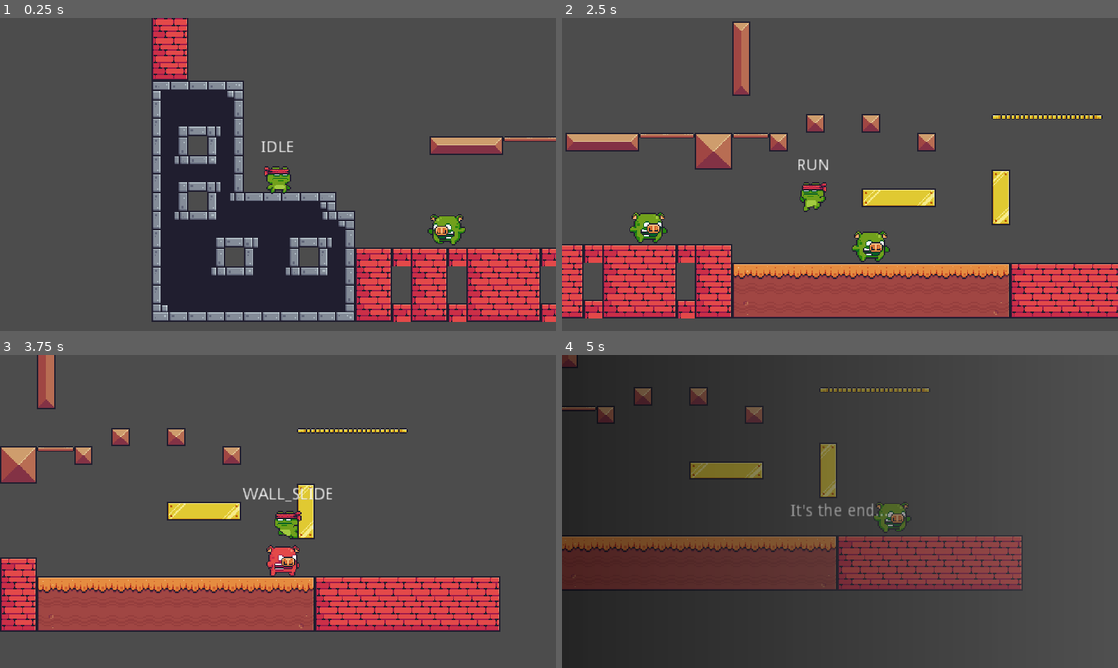
Above: before the commit, frames 1-4 (two rows, left to right).
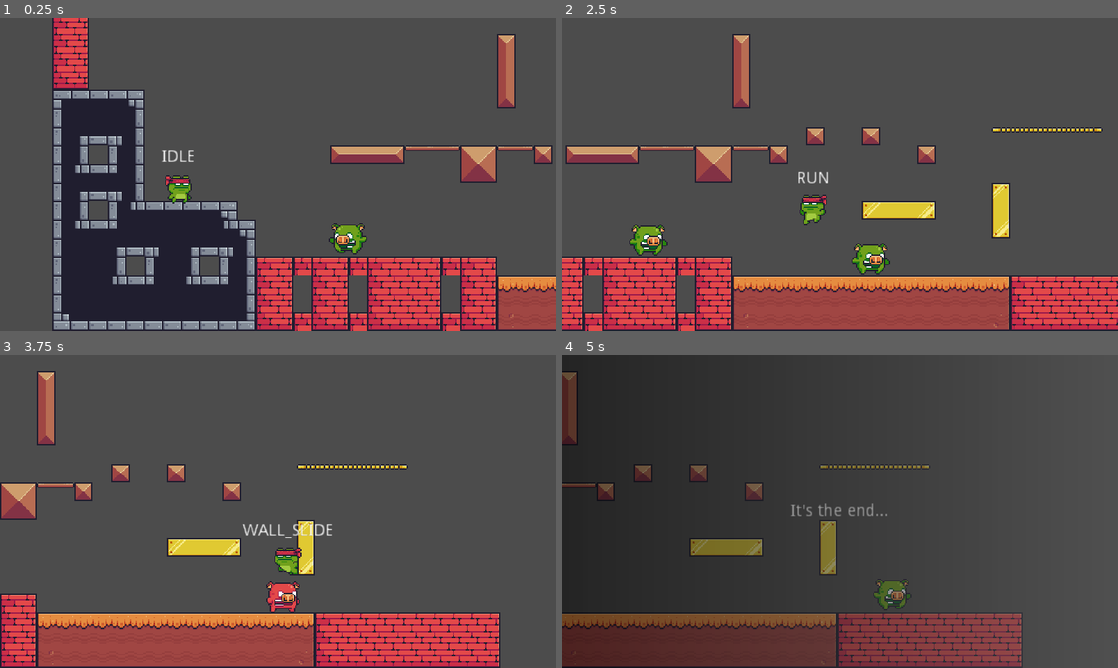
Above: after the commit, the same moments.

Repository: ChrisTutorials/ChrisTutorials-2D-Godot-Platformer
Game: Godot game, scene res://Maps/Level1.tscn
The game is run twice, just before and just after one commit, with the same random seed, the same clock (stepped at 60 frames per second) and the same inputs.
Inputs:
- Up to frame 1 (0.25 s): no input
- Up to frame 2 (2.5 s): hold D (right) 0.53-2.03 s; tap Space (jump) at 0.77, 1.52 s; hold A (left) from 2.03 s (still down)
- Up to frame 3 (3.75 s): release A (left) at 2.78 s; hold D (right) from 2.78 s (still down); tap Space (jump) at 3.02 s
- Up to frame 4 (5 s): tap Space (jump) at 3.77, 4.52 s; release D (right) at 4.28 s; hold A (left) from 4.28 s (still down)

The runs differ from the first frame. In frame 1, 45% of the frame differs, in the area x 9-100%, y 0-100%; in frame 2, 23%; in frame 3, 33%; in frame 4, 30%.

Commit message:
Added Follow Camera Limits
Prevents the camera from going wherever it wants. Limit your camera to the map bounds

Diff:
--- /dev/null
+++ b/Camera/FollowCamera.gd
@@ -0,0 +1,10 @@
+extends Camera2D
+
+onready var top_left = $Bounds/TopLeft
+onready var bottom_right = $Bounds/BottomRight
+
+func _ready():
+	self.limit_top = top_left.global_position.y
+	self.limit_left = top_left.global_position.x
+	self.limit_right = bottom_right.global_position.x
+	self.limit_bottom = bottom_right.global_position.y
--- /dev/null
+++ b/Camera/FollowCamera.tscn
@@ -0,0 +1,17 @@
+[gd_scene load_steps=2 format=2]
+
+[ext_resource path="res://Camera/FollowCamera.gd" type="Script" id=1]
+
+[node name="FollowCamera" type="Camera2D"]
+current = true
+smoothing_enabled = true
+smoothing_speed = 10.0
+script = ExtResource( 1 )
+
+[node name="Bounds" type="Node" parent="."]
+
+[node name="TopLeft" type="Position2D" parent="Bounds"]
+position = Vector2( -265.556, -158.603 )
+
+[node name="BottomRight" type="Position2D" parent="Bounds"]
+position = Vector2( 266.078, 154.429 )
--- a/Maps/Level1.tscn
+++ b/Maps/Level1.tscn
@@ -1,10 +1,11 @@
-[gd_scene load_steps=6 format=2]
+[gd_scene load_steps=7 format=2]
 
 [ext_resource path="res://Art/Pixel Adventure 1/Background/Blue.png" type="Texture" id=1]
 [ext_resource path="res://Maps/pixel_adventure_terrain.tres" type="TileSet" id=2]
 [ext_resource path="res://Characters/Player.tscn" type="PackedScene" id=3]
 [ext_resource path="res://Characters/Enemies/AngryPig.tscn" type="PackedScene" id=4]
 [ext_resource path="res://UI/GameOverScreen.tscn" type="PackedScene" id=5]
+[ext_resource path="res://Camera/FollowCamera.tscn" type="PackedScene" id=6]
 
 [node name="Level1" type="Node2D"]
 
@@ -27,13 +28,16 @@
 move_speed = 300.0
 
 [node name="RemoteTransform2D" type="RemoteTransform2D" parent="Player"]
-remote_path = NodePath("../../Camera2D")
+remote_path = NodePath("../../FollowCamera")
 
-[node name="Camera2D" type="Camera2D" parent="."]
-position = Vector2( 173.421, -214.347 )
-current = true
-smoothing_enabled = true
-smoothing_speed = 10.0
+[node name="FollowCamera" parent="." instance=ExtResource( 6 )]
+position = Vector2( 174.167, -207.722 )
+
+[node name="TopLeft" parent="FollowCamera/Bounds" index="0"]
+position = Vector2( 19.6344, -629.499 )
+
+[node name="BottomRight" parent="FollowCamera/Bounds" index="1"]
+position = Vector2( 1152, -80 )
 
 [node name="AngryPig" parent="." instance=ExtResource( 4 )]
 position = Vector2( 337.628, -158.543 )
@@ -60,3 +64,5 @@
 [node name="CanvasLayer" type="CanvasLayer" parent="."]
 
 [node name="GameOverScreen" parent="CanvasLayer" instance=ExtResource( 5 )]
+
+[editable path="FollowCamera"]
